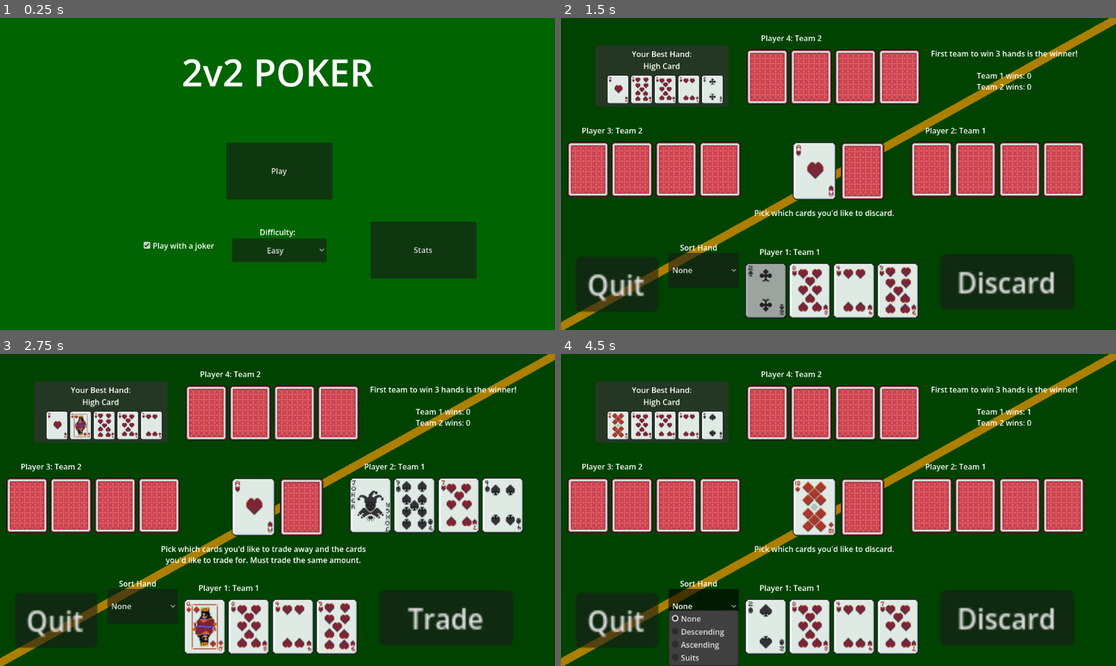
Above: before the commit, frames 1-4 (two rows, left to right).
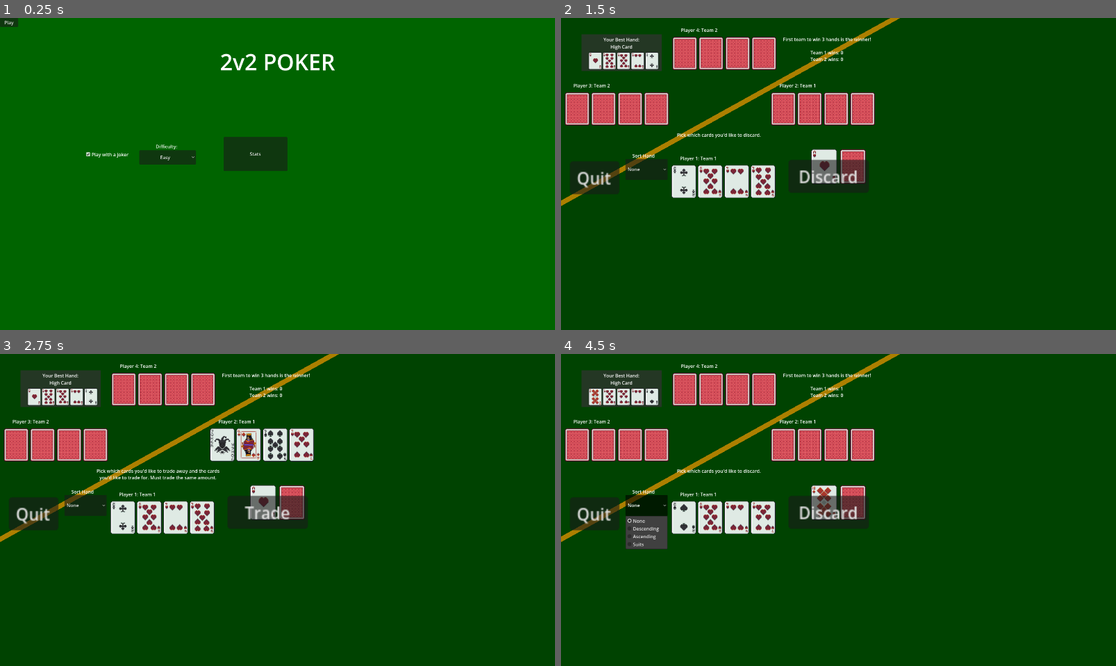
Above: after the commit, the same moments.

Repository: joey-x-y/card-game
Game: Godot game, scene res://Scenes/Main.tscn
Same seed, same stepped clock (60 frames per second), same inputs: the game is played once before the commit and once after it.
Inputs (mouse positions are in pixels of both pictures, inside the frame that each line leads up to):
- Up to frame 1 (0.25 s): no input
- Up to frame 2 (1.5 s): click "Play" at 0.5 s; click (766, 289) at 1.27 s
- Up to frame 3 (2.75 s): click "Discard" at 2 s
- Up to frame 4 (4.5 s): click "Trade" at 2.75 s; click "Next Hand" at 3.5 s; click "None" at 4.25 s

The runs differ from the first frame. In frame 1, 10% of the frame differs, in the area x 0-86%, y 0-84%; in frame 2, 44%; in frame 3, 45%; in frame 4, 47%, in the area x 0-100%, y 0-100%.

Commit message:
adjusted project to 1920x1080, need to spend time fixing up ui now

Diff:
--- a/Scenes/Main.tscn
+++ b/Scenes/Main.tscn
@@ -37,19 +37,24 @@
 metadata/_edit_use_anchors_ = true
 
 [node name="Button" type="Button" parent="." unique_id=875452009]
-layout_mode = 0
-offset_left = 470.0
-offset_top = 259.0
-offset_right = 690.0
-offset_bottom = 377.0
+layout_mode = 1
+anchors_preset = -1
+anchor_right = 0.033
+anchor_bottom = 0.029000001
+offset_right = -0.47999573
+offset_bottom = -0.3200016
 text = "Play"
 
 [node name="DifficultyLabel" type="RichTextLabel" parent="." unique_id=401616328]
-layout_mode = 0
-offset_left = 485.0
-offset_top = 433.0
-offset_right = 669.0
-offset_bottom = 459.0
+layout_mode = 1
+anchors_preset = -1
+anchor_left = 0.25300002
+anchor_top = 0.425
+anchor_right = 0.34800002
+anchor_bottom = 0.425
+offset_left = -0.7600403
+offset_top = -26.0
+offset_right = 0.8399658
 text = "Difficulty:"
 horizontal_alignment = 1
 
@@ -71,10 +76,10 @@
 
 [node name="StatsButton" type="Button" parent="." unique_id=748745043]
 layout_mode = 0
-offset_left = 769.0
-offset_top = 423.0
-offset_right = 989.0
-offset_bottom = 541.0
+offset_left = 774.0
+offset_top = 412.0
+offset_right = 994.0
+offset_bottom = 530.0
 text = "Stats"
 
 [node name="CheckBox" type="CheckBox" parent="." unique_id=303505758]
--- a/project.godot
+++ b/project.godot
@@ -21,6 +21,11 @@
 Events="*uid://difsd0ry8bg4x"
 GlobalTrackers="*uid://bbf4haanue7ep"
 
+[display]
+
+window/size/viewport_width=1920
+window/size/viewport_height=1080
+
 [physics]
 
 3d/physics_engine="Jolt Physics"
Not shown, added: export_presets.cfg
